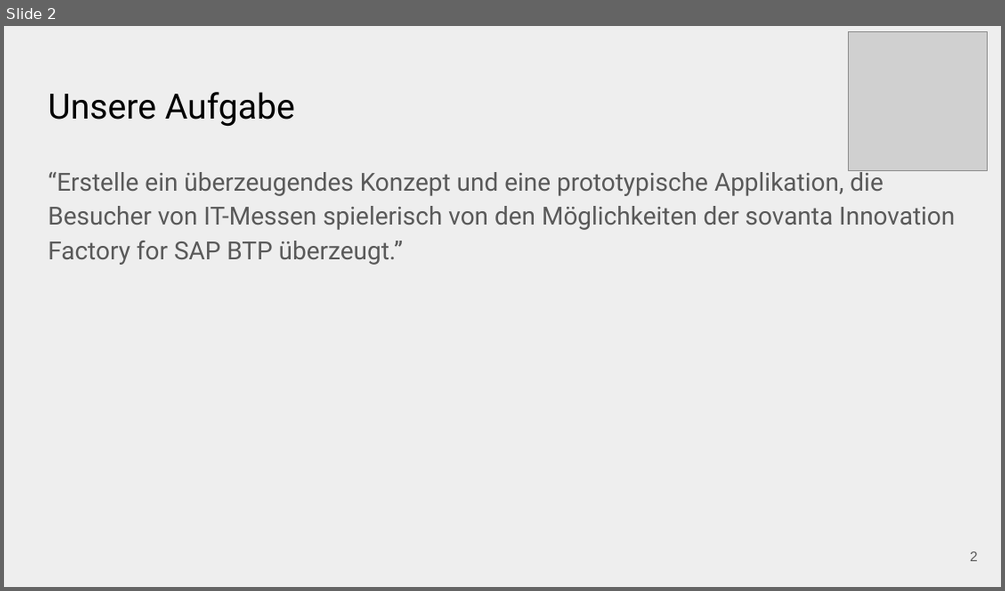
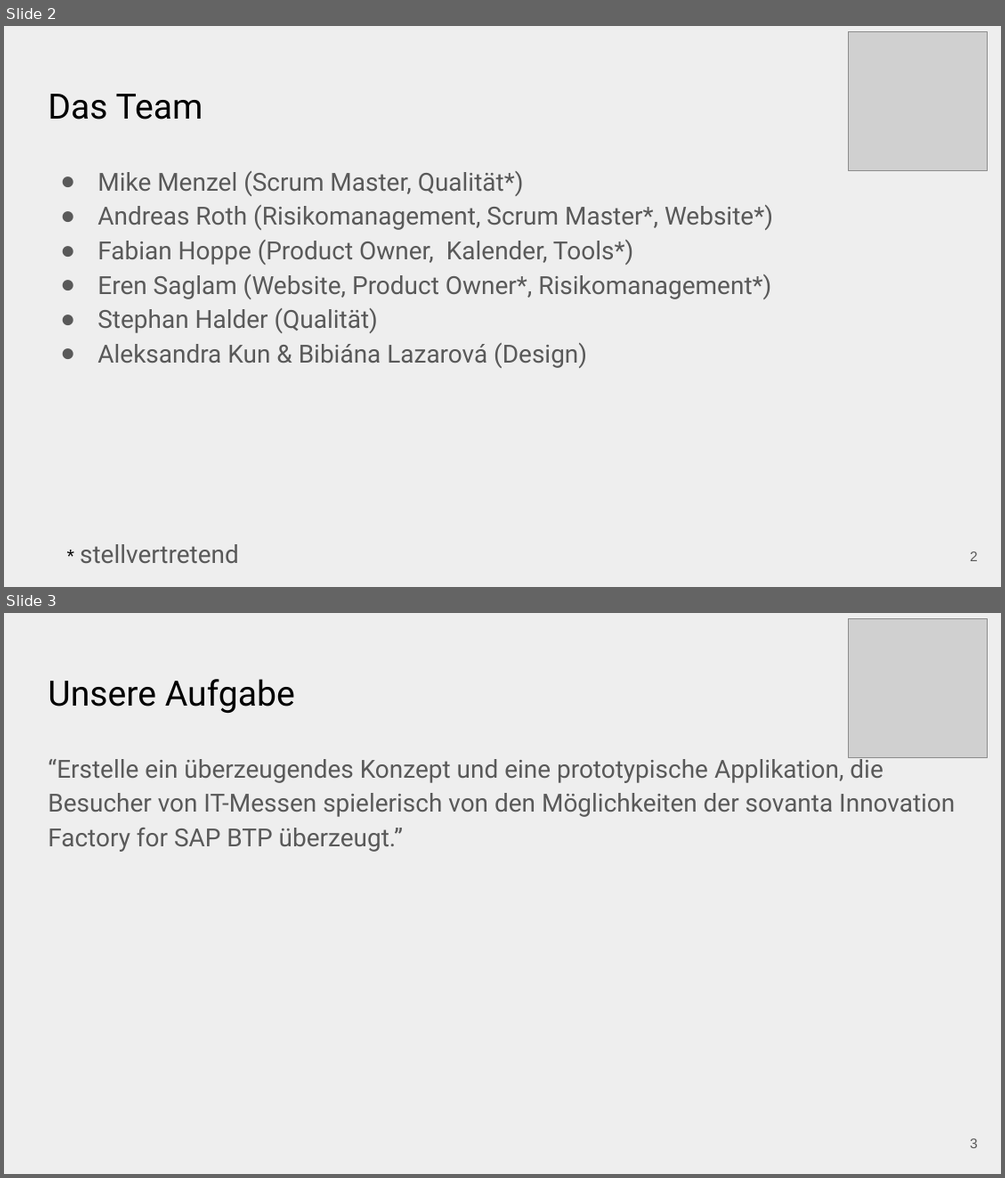
Before and after one commit to Sepia2023/sepia.github.io, a slide deck: docs/Jour Fixe 1.pptx. Shown one above the other, each under a label of ours: slide 2 before the commit, slides 2 and 3 after it. The pictures are 1005x591 and 1005x1178 pixels, drawn with LibreOffice and Linux fonts; fonts in the diff are those of the drawing; grey boxes stand for pictures. Boxes give left, top, right and bottom in pixels: in the first picture for what was removed or moved away, otherwise in the second. Text is boxed around its words. In the diff, an @@ line names an element or a change of style, - is before the commit and + after.

```diff
--- a/docs/Jour Fixe 1.pptx
+++ b/docs/Jour Fixe 1.pptx
@@ slide 2 added at [4,26,1001,587], background #EEEEEE @@
@@ picture added at [849,32,987,172] @@
@@ title added at [48,94,203,119], 25.2 pt, text #000000 @@
+Das Team
@@ text added at [97,171,773,368], 18 pt, text #595959 @@
+● Mike Menzel (Scrum Master, Qualität*)
+● Andreas Roth (Risikomanagement, Scrum Master*, Website*)
+● Fabian Hoppe (Product Owner, Kalender, Tools*)
+● Eren Saglam (Website, Product Owner*, Risikomanagement*)
+● Stephan Halder (Qualität)
+● Aleksandra Kun & Bibiána Lazarová (Design)
@@ text added at [80,544,239,563], 18 pt, text #595959 @@
+* stellvertretend
@@ page number added at [970,551,978,561], 10 pt, text #595959 @@
+2
@@ what was slide 2 is now slide 3 @@
@@ page number at [970,1138,978,1148]: text changed @@
-2
+3
```
Also in this commit, not shown: 2 slides changed, 1 other file.
